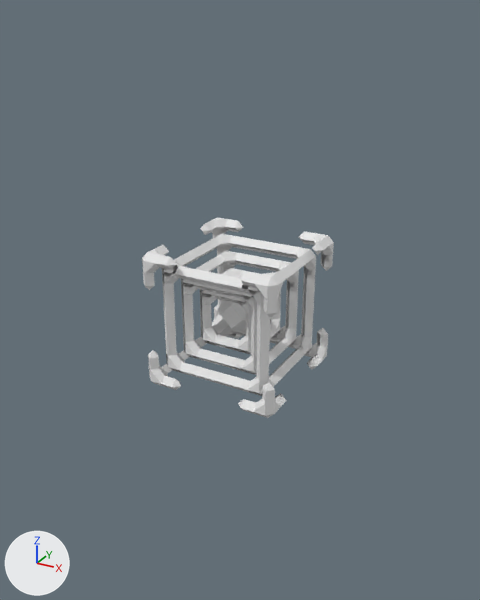
The FBX model Scavenger/Assets/Resources/Models/obj_auron_bophose_turret.fbx: old version first, new version second.
One viewpoint serves both versions: a camera (50 mm lens) standing at (22.9, -41.8, 21.7) and looking at (-0.5, 0.7, 0.5). The lights are fixed; the arrows at lower left show +X, +Y and +Z. Vertices at the same position are counted once.

In view in the first picture: 'obj_auron_bophose_turret'.
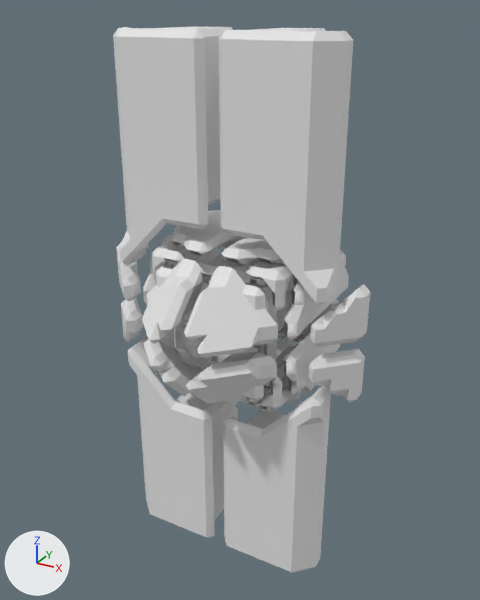
Where the change shows, as pixel boxes (x1, y1, x2, y2) in the pictures (480 x 600 px; the box of a moved part takes in the faces that stretch with it):
```json
{"object": "obj_auron_bophose_turret", "change": "reshaped", "before": [142, 217, 334, 418], "after": [113, 26, 370, 573], "on screen": "34% wider, 171% taller"}
{"part": 1, "of": "me_obj_auron_bophose_turret", "change": "moved or reshaped", "before": [148, 350, 181, 390], "on screen": "not visible afterwards"}
{"part": 2, "of": "me_obj_auron_bophose_turret", "change": "moved or reshaped", "before": [238, 382, 286, 418], "after": [247, 376, 292, 410]}
{"part": 3, "of": "me_obj_auron_bophose_turret", "change": "moved or reshaped", "before": [212, 305, 242, 339], "on screen": "not visible afterwards"}
{"part": 4, "of": "me_obj_auron_bophose_turret", "change": "moved or reshaped", "before": [305, 328, 328, 369], "on screen": "not visible afterwards"}
{"part": 5, "of": "me_obj_auron_bophose_turret", "change": "moved or reshaped", "before": [162, 234, 316, 396], "after": [171, 236, 319, 389]}
{"part": 6, "of": "me_obj_auron_bophose_turret", "change": "moved or reshaped", "before": [181, 251, 299, 375], "after": [193, 254, 302, 359]}
{"part": 7, "of": "me_obj_auron_bophose_turret", "change": "moved or reshaped", "before": [200, 268, 281, 354], "after": [208, 263, 288, 348]}
{"part": 8, "of": "me_obj_auron_bophose_turret", "change": "moved or reshaped", "before": [218, 300, 246, 332], "on screen": "not visible afterwards"}
{"part": 9, "of": "me_obj_auron_bophose_turret", "change": "moved or reshaped", "before": [142, 245, 176, 290], "after": [152, 241, 185, 282]}
{"part": 10, "of": "me_obj_auron_bophose_turret", "change": "moved or reshaped", "before": [238, 268, 290, 318], "after": [246, 266, 292, 311]}
{"part": 11, "of": "me_obj_auron_bophose_turret", "change": "moved or reshaped", "before": [200, 217, 243, 238], "on screen": "not visible afterwards"}
{"part": 12, "of": "me_obj_auron_bophose_turret", "change": "moved or reshaped", "before": [299, 231, 334, 271], "on screen": "not visible afterwards"}
{"part": 13, "of": "me_obj_auron_bophose_turret", "change": "added", "after": [113, 26, 370, 573]}
```

The change, as JSON lines over the scene's bpy script:
```json
{"block": "me_obj_auron_bophose_turret", "where": "# used by ob_obj_auron_bophose_turret; location = (0.0, 0.0, 0.0)"}
{"op": "remove", "block": "me_obj_auron_bophose_turret", "code": "me_obj_auron_bophose_turret.from_pydata(...)  # 1374 vertices, 2760 faces; spans x -5.5..5.5, y -5.5..5.5, z -5.5..5.5"}
{"op": "add", "block": "me_obj_auron_bophose_turret", "code": "me_obj_auron_bophose_turret.from_pydata(...)  # 6304 vertices, 12536 faces; spans x -10.5..10.5, y -9.3..10.7, z -20.51..20.49"}
{"block": "me_obj_auron_bophose_turret", "change": "me_obj_auron_bophose_turret part 1: the loose piece of 39 vertices spanning x -5.5..-2.5, y -5.5..-2.5, z -5.5..-2.5 is moved by (0.0, 1.2, -0.01)"}
{"block": "me_obj_auron_bophose_turret", "change": "me_obj_auron_bophose_turret part 2: the loose piece of 39 vertices spanning x 2.5..5.5, y -5.5..-2.5, z -5.5..-2.5 is moved by (0.0, 1.2, -0.01)"}
{"block": "me_obj_auron_bophose_turret", "change": "me_obj_auron_bophose_turret part 3: the loose piece of 39 vertices spanning x -5.5..-2.5, y 2.5..5.5, z -5.5..-2.5 is moved by (0.0, 1.2, -0.01)"}
{"block": "me_obj_auron_bophose_turret", "change": "me_obj_auron_bophose_turret part 4: the loose piece of 39 vertices spanning x 2.5..5.5, y 2.5..5.5, z -5.5..-2.5 is moved by (0.0, 1.2, -0.01)"}
{"block": "me_obj_auron_bophose_turret", "change": "me_obj_auron_bophose_turret part 5: the loose piece of 432 vertices spanning x -4.5..4.5, y -4.5..4.5, z -4.5..4.5 is moved by (0.0, 1.2, -0.01)"}
{"block": "me_obj_auron_bophose_turret", "change": "me_obj_auron_bophose_turret part 6: the loose piece of 336 vertices spanning x -3.5..3.5, y -3.5..3.5, z -3.5..3.5 is moved by (0.0, 1.2, -0.01)"}
{"block": "me_obj_auron_bophose_turret", "change": "me_obj_auron_bophose_turret part 7: the loose piece of 240 vertices spanning x -2.5..2.5, y -2.5..2.5, z -2.5..2.5 is moved by (0.0, 1.2, -0.01)"}
{"block": "me_obj_auron_bophose_turret", "change": "me_obj_auron_bophose_turret part 8: the loose piece of 54 vertices spanning x -1.5..1.5, y -1.5..1.5, z -1.5..1.5 is moved by (0.0, 1.2, -0.01)"}
{"block": "me_obj_auron_bophose_turret", "change": "me_obj_auron_bophose_turret part 9: the loose piece of 39 vertices spanning x -5.5..-2.5, y -5.5..-2.5, z 2.5..5.5 is moved by (0.0, 1.2, -0.01)"}
{"block": "me_obj_auron_bophose_turret", "change": "me_obj_auron_bophose_turret part 10: the loose piece of 39 vertices spanning x 2.5..5.5, y -5.5..-2.5, z 2.5..5.5 is moved by (0.0, 1.2, -0.01)"}
{"block": "me_obj_auron_bophose_turret", "change": "me_obj_auron_bophose_turret part 11: the loose piece of 39 vertices spanning x -5.5..-2.5, y 2.5..5.5, z 2.5..5.5 is moved by (0.0, 1.2, -0.01)"}
{"block": "me_obj_auron_bophose_turret", "change": "me_obj_auron_bophose_turret part 12: the loose piece of 39 vertices spanning x 2.5..5.5, y 2.5..5.5, z 2.5..5.5 is moved by (0.0, 1.2, -0.01)"}
{"block": "me_obj_auron_bophose_turret", "change": "me_obj_auron_bophose_turret part 13: 4930 vertices added at x -10.5..10.5, y -9.3..10.7, z -20.51..20.49"}
```
